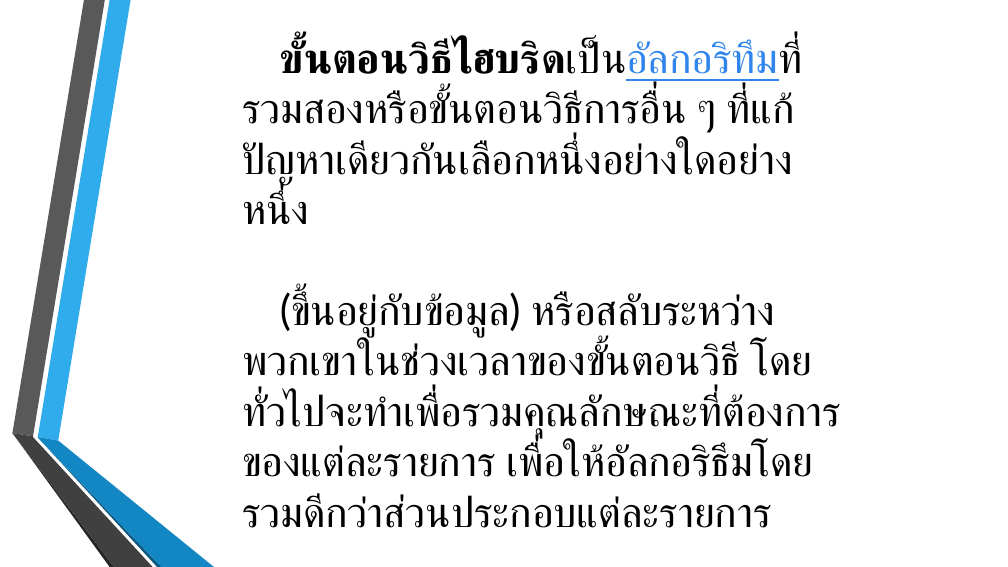
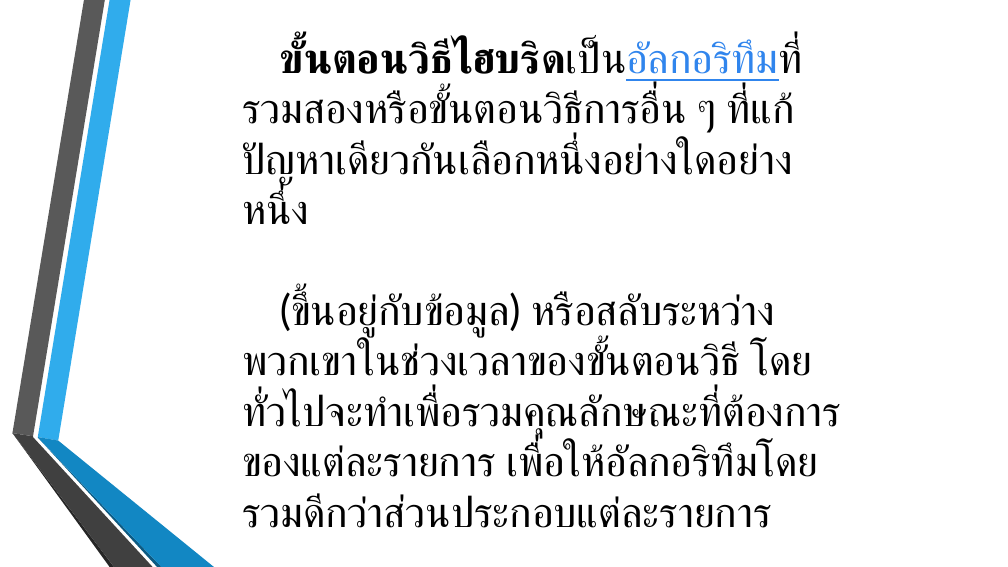
Before and after one commit to billowdev/report-external-sorted, a slide deck: slide 3 of PPTX_Report_External_Sort.pptx. Drawn at 1008x567 pixels with LibreOffice and Linux fonts; fonts in the diff are those of the drawing; background and template pictures are left out. Boxes give left, top, right and bottom in pixels: in the first picture for what was removed or moved away, otherwise in the second. Text is boxed around its words. In the diff, an @@ line names an element or a change of style, - is before the commit and + after.

```diff
--- a/PPTX_Report_External_Sort.pptx
+++ b/PPTX_Report_External_Sort.pptx
@@ title at (242,41,841,528): text changed @@
-ขั้นตอนวิธีไฮบริดเป็นอัลกอริทึมที่รวมสองหรือขั้นตอนวิธีการอื่น ๆ ที่แก้ปัญหาเดียวกันเลือกหนึ่งอย่างใดอย่างหนึ่ง
-(ขึ้นอยู่กับข้อมูล) หรือสลับระหว่างพวกเขาในช่วงเวลาของขั้นตอนวิธี โดยทั่วไปจะทำเพื่อรวมคุณลักษณะที่ต้องการของแต่ละรายการ เพื่อให้อัลกอริธึมโดยรวมดีกว่าส่วนประกอบแต่ละรายการ
+ขั้นตอนวิธีไฮบริดเป็นอัลกอริทึมที่รวมสองหรือขั้นตอนวิธีการอื่น ๆ ที่แก้ปัญหาเดียวกันเลือกหนึ่งอย่างใดอย่างหนึ่ง
+(ขึ้นอยู่กับข้อมูล) หรือสลับระหว่างพวกเขาในช่วงเวลาของขั้นตอนวิธี โดยทั่วไปจะทำเพื่อรวมคุณลักษณะที่ต้องการของแต่ละรายการ เพื่อให้อัลกอริทึมโดยรวมดีกว่าส่วนประกอบแต่ละรายการ
```
Also in this commit, not shown: 5 other slides changed, 2 other files.
